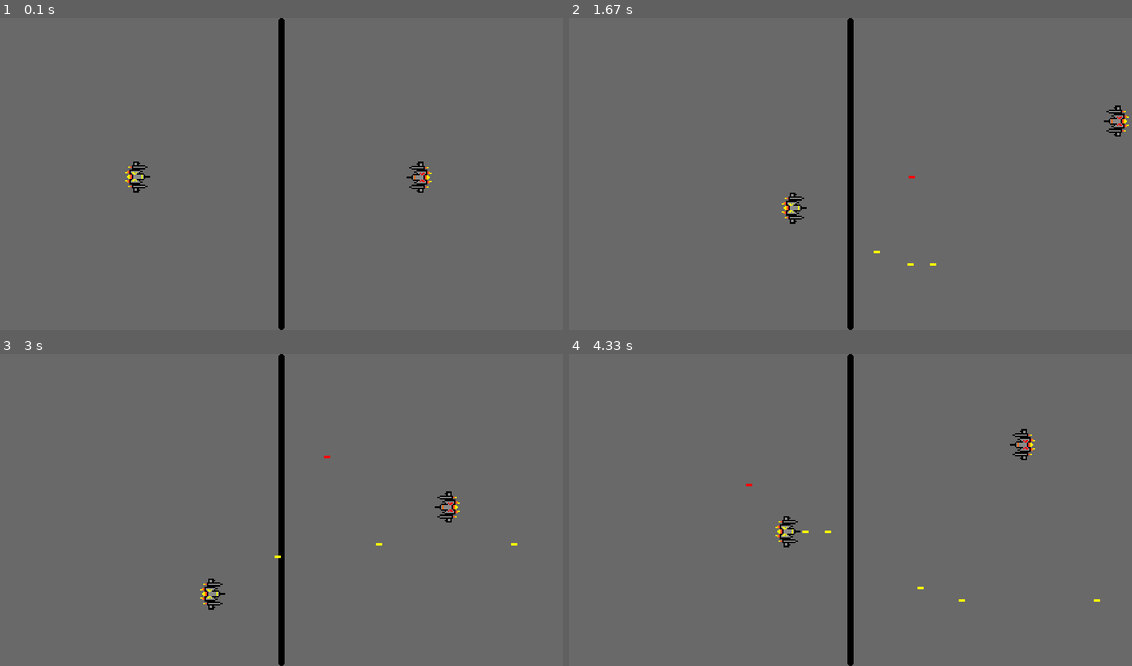
Above: before the commit, frames 1-4 (two rows, left to right).
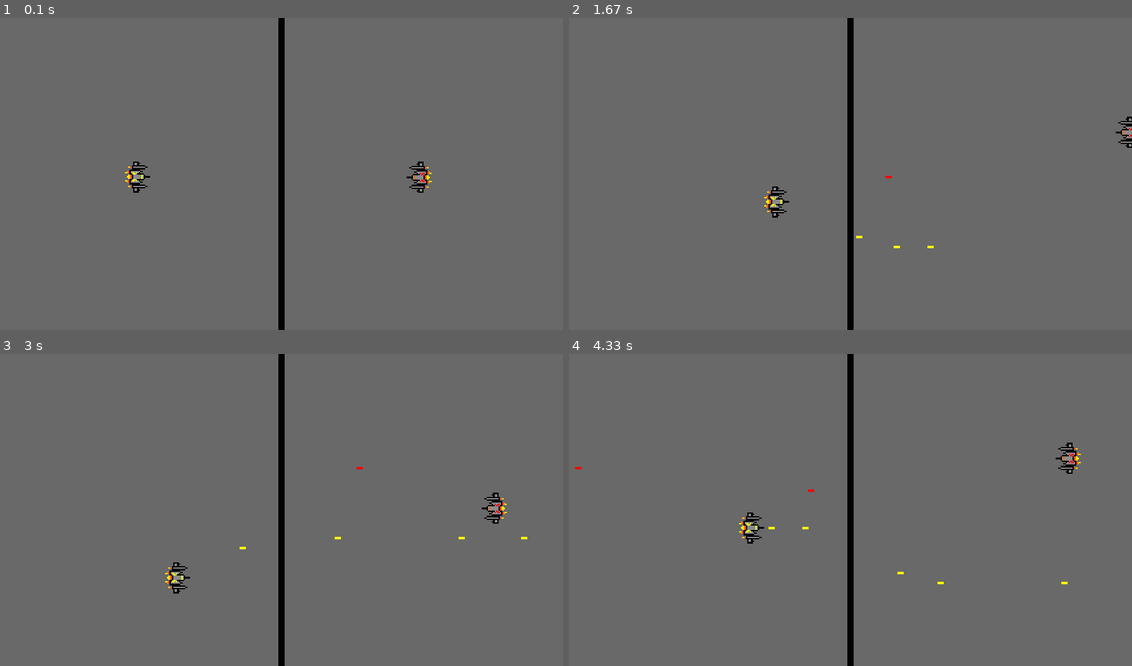
Above: after the commit, the same moments.

Repository: Specknz/SpaceContenders
Game: pygame game, started from main.py
Two runs of this game, one before a commit and one after it. Both use one fixed random seed, a clock stepped at 60 frames per second and the inputs below.
Inputs:
- Up to frame 1 (0.1 s): no input
- Up to frame 2 (1.67 s): hold S 0.33-0.8 s; hold Right 0.33-0.8 s; hold Right 0.83-1.3 s; hold D 0.83-1.3 s; tap Ctrl at 0.9, 1.2, 1.4 s; tap Right Ctrl at 0.98 s; hold Up 1.33-1.63 s; hold W 1.33-1.63 s
- Up to frame 3 (3 s): hold Right 1.67-2.13 s; hold D 1.67-2.13 s; tap Ctrl at 1.73, 2.03, 2.23, 2.53, 2.8 s; hold Left 2.17-2.7 s; hold A 2.17-2.7 s; tap Right Ctrl at 2.32 s; hold Down from 2.73 s (still down); hold S from 2.73 s (still down)
- Up to frame 4 (4.33 s): release Down at 3.03 s; release S at 3.03 s; hold Left 3.07-3.47 s; hold A 3.07-3.47 s; tap Ctrl at 3.13, 3.43, 3.57, 3.97, 4.27 s; hold Up 3.5-3.87 s; hold W 3.5-3.87 s; tap Right Ctrl at 3.65 s; hold Right from 3.9 s (still down); hold D from 3.9 s (still down)

The runs differ from the first frame. In frame 1, less than 0.1% of the frame differs, in the area x 49-51%, y 0-100%; in frame 2, 0.9%; in frame 3, 1.0%; in frame 4, 1.0%, in the area x 1-95%, y 0-100%.

Commit message:
Refactoring ship movement

Diff:
--- a/Factories/ship_factory.py
+++ b/Factories/ship_factory.py
@@ -40,7 +40,7 @@
                  control_scheme = ControlSchemes.LEFT_CONTROLS_1,
                  sprite = self._load_ship_sprite("ship_yellow.png", rotation = 90),
                  rect = self._load_ship_rect(start_x_loc = self.__get_spawn_x_loc(0.25),
-                                                  start_y_loc = self.__get_spawn_y_loc(2))
+                                             start_y_loc = self.__get_spawn_y_loc(2))
                  )
 
 
@@ -51,7 +51,7 @@
                  control_scheme = ControlSchemes.RIGHT_CONTROLS_1,
                  sprite = self._load_ship_sprite("ship_red.png", rotation = -90),
                  rect = self._load_ship_rect(start_x_loc = self.__get_spawn_x_loc(0.75),
-                                                  start_y_loc = self.__get_spawn_y_loc(2))
+                                             start_y_loc = self.__get_spawn_y_loc(2))
                  )
 
 
--- a/Models/ship.py
+++ b/Models/ship.py
@@ -10,7 +10,7 @@
     WIDTH = 50
     HEIGHT = 40
     SIZE = (WIDTH, HEIGHT)
-    MOVE_SPEED = 5
+    MOVE_SPEED = 4
     MAX_BULLETS = 6
 
     def __init__(self,
@@ -66,8 +66,10 @@
 
 
     def __move_left(self):
+        next_position = pygame.Rect(self.rect.x, self.rect.y, self.WIDTH, self.HEIGHT)
+        next_position.x -= self.MOVE_SPEED
 
-        if (self.rect.x - self.MOVE_SPEED) > 0:
+        if (self.rect.x - self.MOVE_SPEED) > 0 and not next_position.colliderect(UI.CENTER_LINE):
             self.rect.x -= self.MOVE_SPEED
             logging.debug(f"{self.color_text} ship moved LEFT")
             return
@@ -80,7 +82,10 @@
 
 
     def __move_right(self):
-        if (self.rect.x + self.MOVE_SPEED + self.HEIGHT) < UI.WIN_WIDTH:
+        next_position = pygame.Rect(self.rect.x, self.rect.y, self.WIDTH, self.HEIGHT)
+        next_position.x += self.MOVE_SPEED
+
+        if (self.rect.x + self.MOVE_SPEED) < UI.WIN_WIDTH and not next_position.colliderect(UI.CENTER_LINE):
             self.rect.x += self.MOVE_SPEED
             logging.debug(f"{self.color_text} ship moved RIGHT")
             return
--- a/Models/ui.py
+++ b/Models/ui.py
@@ -8,8 +8,9 @@
     WIN_BACKGROUND_COLOR = Colors.GREY
 
     CENTER_LINE_WIDTH = 10
+
     CENTER_LINE = pygame.Rect(
-        (WIN_WIDTH/2)-(CENTER_LINE_WIDTH/2),
+        WIN_WIDTH/2 - CENTER_LINE_WIDTH/2,
         0,
         CENTER_LINE_WIDTH,
         WIN_HEIGHT)
@@ -37,8 +38,7 @@
         self._pyg.draw.rect(
             surface = self._window,
             color = Colors.BLACK,
-            rect = self.CENTER_LINE,
-            border_radius = 100)
+            rect = self.CENTER_LINE)
 
 
     def _draw_bullets(self):
